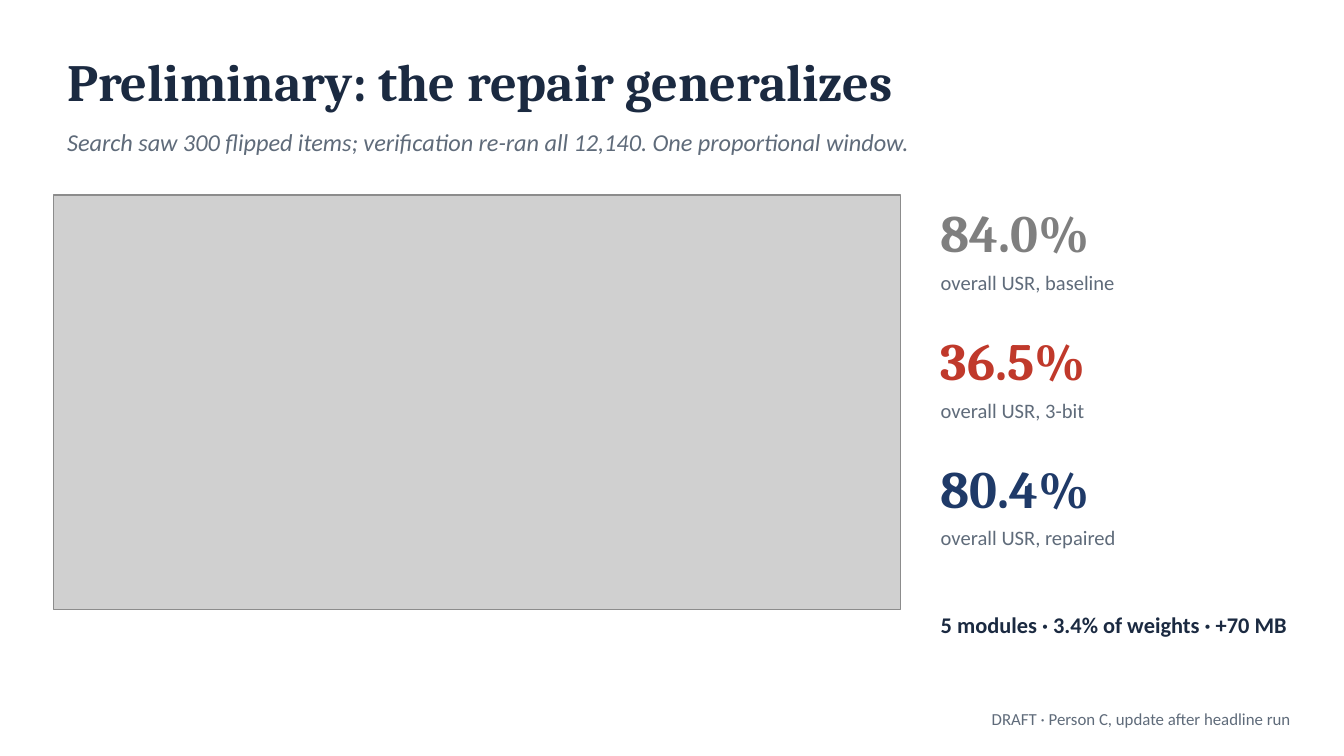
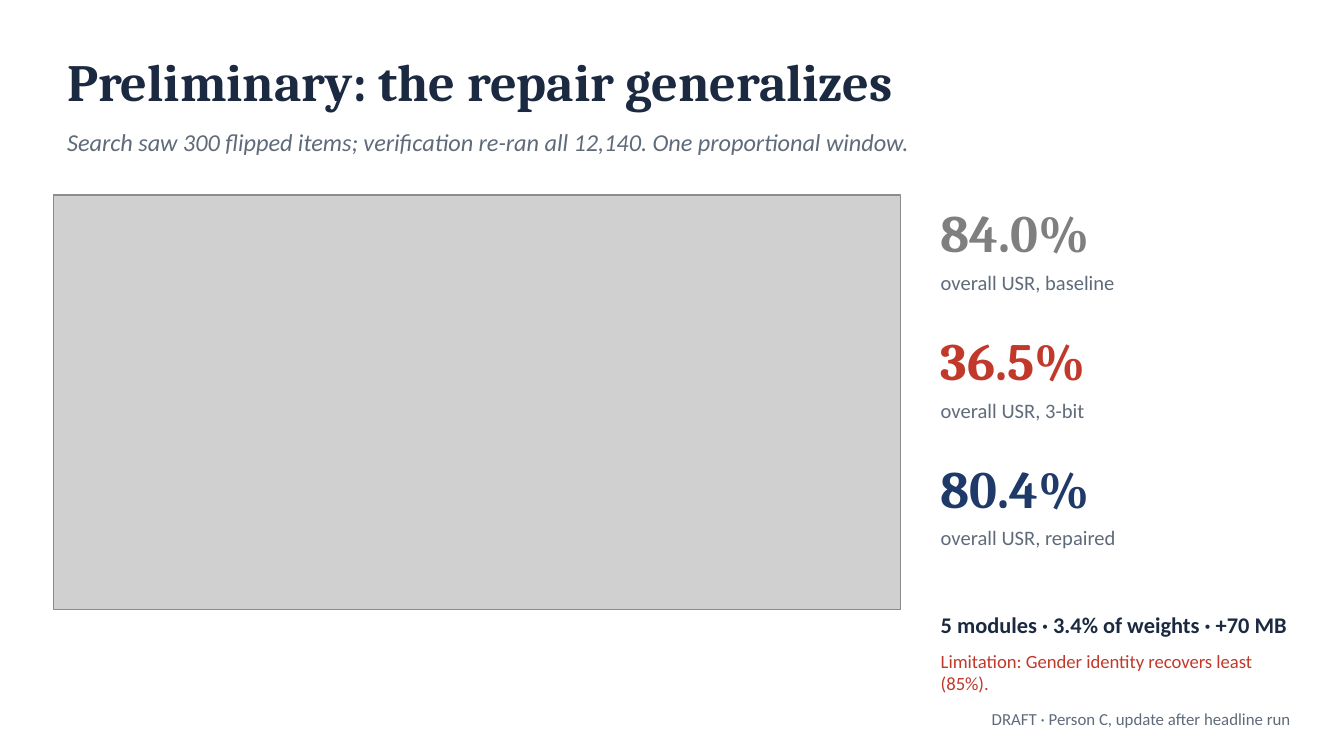
Before and after one commit to GraverSurvivor/ELSEM3, a slide deck: slide 8 of deck/ELSEM3_deck.pptx. Drawn at 1344x756 pixels with LibreOffice and Linux fonts; fonts in the diff are those of the drawing; grey boxes stand for pictures. Boxes give left, top, right and bottom in pixels: in the first picture for what was removed or moved away, otherwise in the second. Text is boxed around its words. In the diff, an @@ line names an element or a change of style, - is before the commit and + after.

```diff
--- a/deck/ELSEM3_deck.pptx
+++ b/deck/ELSEM3_deck.pptx
@@ text added at bbox=[941, 655, 1252, 693], 10 pt, text #C0392B @@
+Limitation: Gender identity recovers least (85%).
```
Also in this commit, not shown: 2 other slides changed, 1 other file.
